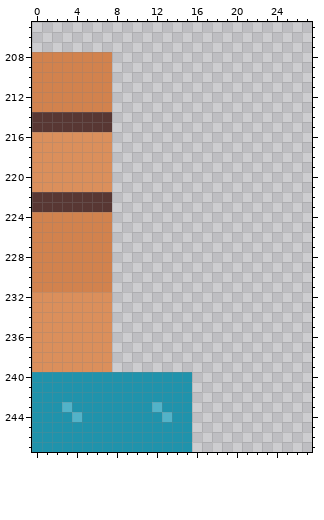
Edited in one commit: sprite sheet (public/tileset/tileset.png). Above: the version before the commit.
The file is 32x248 pixels. Shown: x 0..27, y 205..247.
New version:
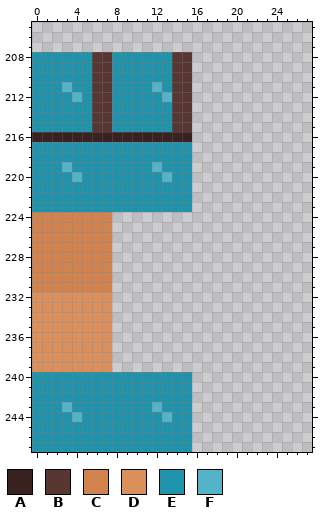
Palette (. is transparent): A #38211f  B #583733  C #d2824d  D #db8f5b  E #1f93ac  F #52b3c9
Diff:
y 208..210: x 0..15 CCCCCCCC........ -> EEEEEEBBEEEEEEBB
y 211: x 0..15 CCCCCCCC........ -> EEEFEEBBEEEEFEBB
y 212: x 0..15 CCCCCCCC........ -> EEEEFEBBEEEEEFBB
y 213: x 0..15 CCCCCCCC........ -> EEEEEEBBEEEEEEBB
y 214..215: x 0..5 BBBBBB -> EEEEEE; x 8..15 ........ -> EEEEEEBB
y 216: x 0..15 DDDDDDDD........ -> AAAAAAAAAAAAAAAA
y 217..218: x 0..15 DDDDDDDD........ -> EEEEEEEEEEEEEEEE
y 219: x 0..15 DDDDDDDD........ -> EEEFEEEEEEEEFEEE
y 220: x 0..15 DDDDDDDD........ -> EEEEFEEEEEEEEFEE
y 221: x 0..15 DDDDDDDD........ -> EEEEEEEEEEEEEEEE
y 222..223: x 0..15 BBBBBBBB........ -> EEEEEEEEEEEEEEEE
Pixel boxes of the changes (left, top, right, bottom) in both pictures:
changed: (32, 52, 192, 212)
